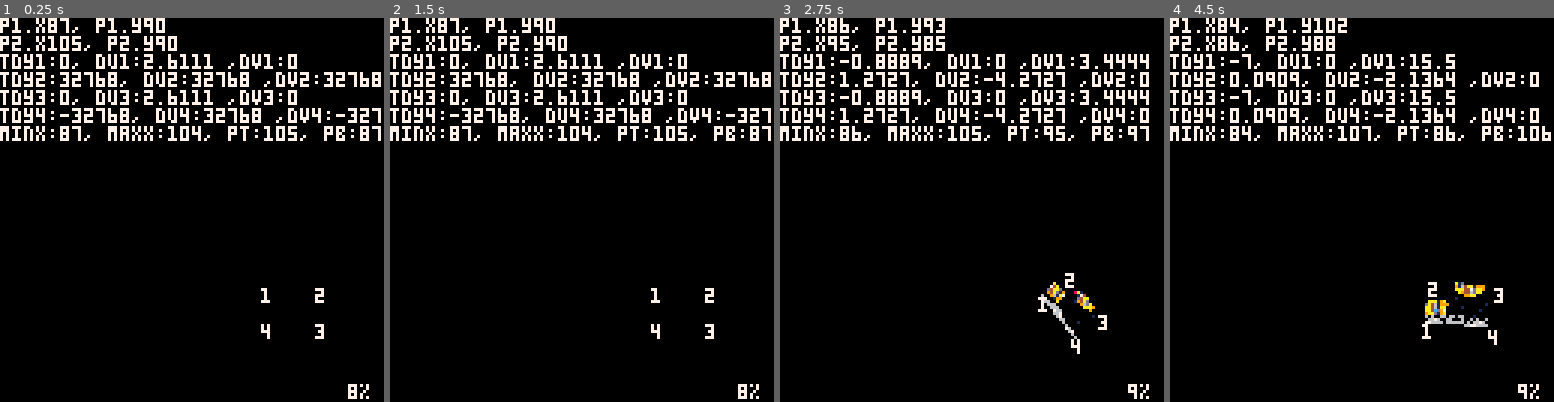
Above: before the commit, frames 1-4 (left to right).
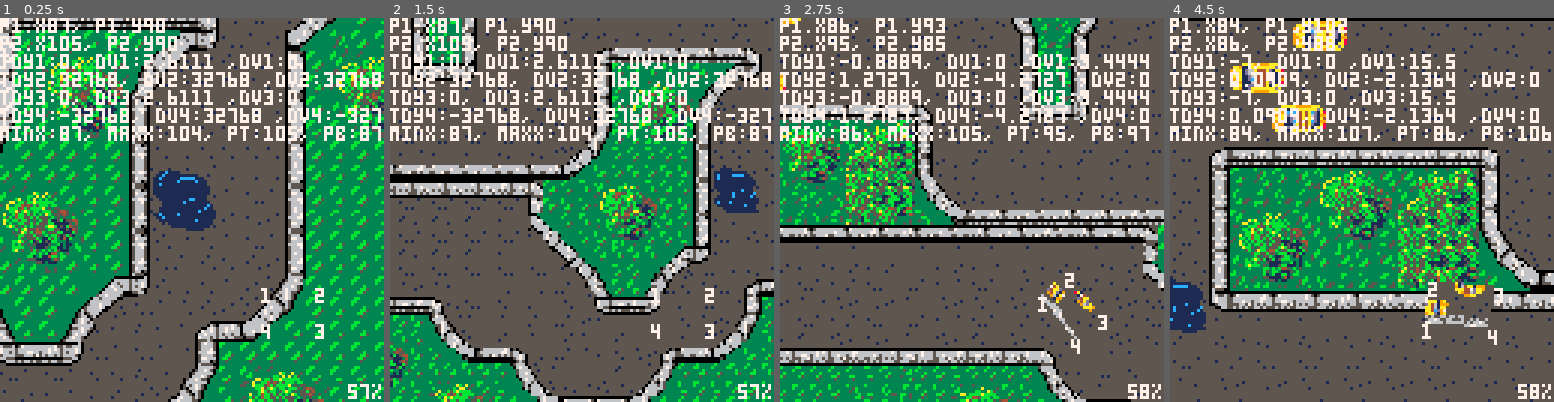
Above: after the commit, the same moments.

Repository: Athas1980/pico_workspace
Game: PICO-8 cartridge fill.p8
Two runs of this game, one before a commit and one after it. Both use one fixed random seed, a clock stepped at 60 frames per second and the inputs below.
Inputs:
- Up to frame 1 (0.25 s): no input
- Up to frame 2 (1.5 s): tap O (Z key) at 0.7 s
- Up to frame 3 (2.75 s): hold Right 1.6-2.1 s; tap O (Z key) at 1.7, 2.1, 2.5 s; hold Up 2.15-2.42 s; hold Right from 2.47 s (still down)
- Up to frame 4 (4.5 s): tap O (Z key) every 0.4 s from 2.9 to 4.1 s; release Right at 3.03 s; hold Left 3.08-3.58 s; hold Down 3.63-3.97 s; hold Right from 4.02 s (still down)

The runs differ from the first frame. In frame 1, 87% of the frame differs, in the area x 0-100%, y 0-100%; in frame 2, 86%; in frame 3, 86%; in frame 4, 87%.

Commit message:
Adds in zoom

Diff:
--- a/fill.p8
+++ b/fill.p8
@@ -25,10 +25,40 @@
 	maxzoom = 2
 	zoom = minzoom
 
+	map_anim= {
+		frames=240,
+		startx=40*8,
+		starty=7*8,
+		startsin =0.5,
+		endsin = 1,
+		dir = 1,
+		endx = 0,
+		endy = 0,
+		current =1
+	}
+
 
 end
 
 function _update60()
+	local current = map_anim.current
+	local frames = map_anim.frames
+	if (current >= map_anim.frames) map_anim.dir=-1
+	if (current <= 0 ) map_anim.dir=1
+	function now_value(startval, endval)
+		return startval+((endval-startval)/frames)*current
+	end
+	-- mapx= (map_anim.startx + (map_anim.endx-map_anim.startx)/map_anim.frames) * current
+	-- mapy= (map_anim.starty + (map_anim.endy-map_anim.starty)/map_anim.frames) * current
+	-- mapzoom = sin(map_anim.startsin +(map_anim.endsin-map_anim.startsin) * .current)
+
+	mapx= now_value(map_anim.startx, map_anim.endx)/8
+	mapy= now_value(map_anim.starty, map_anim.endy)/8
+	mapzoom = 1-sin(now_value(map_anim.startsin,map_anim.endsin))*0.33
+
+	map_anim.current += map_anim.dir
+	printh("current:"..current..", mapx:".. mapx..", mapy:".. mapy..", mapzoom".. mapzoom)
+
 	q1.rot=0
 	q2.rot=0.1
 	q3.rot=0.2
@@ -49,8 +79,29 @@
 
 end
 
+--prints the map zoomed
+-- zoom is the zoom factor 2 for twice as big
+-- 0.5 for half as big
+-- mx = the pixel cordiante of the map to start
+-- my = the pixel cordiante of the map to start
+-- sx = screen offset x
+-- sy = screen offset y
+function zmap(zoom,mx,my,sx,sy)
+	palt()
+	zoom = zoom or 1
+	mx= mx or 0
+	my= my or 0
+	sx= sx or 0
+	sy= sy or 0
+	   for i=0, 127 do
+		   tline(0,i,127, i, mx, my+i/8/zoom, 1/8/zoom)
+	   end
+   end
+
 function _draw()
 	cls()
+	zmap(mapzoom, mapx, mapy)
+
 	--map(0, 0, 0, 40, 16, 7)
 
     for quad in all(quads) do
@@ -476,35 +527,35 @@
 
 
 __map__
-214748434443444344434443444344434443444344434443494a4b2021464748000000000000000000000000000000000000000000000000000000000000000000000000000000000000000000000000000000000000000000000000000000000000000000000000000000000000000000000000000000000000000000000000
-565758646564656465646501020365646564656465646564595a5b3031565758646500000000000000000000000000000000000000000000000000000000000000000021000000000000000000000000000000000000000000000000000000000000000000000000000000000000000000000000000000000000000000000000
-666775747574757475747511121375747574757475747574756a6b2021666764747500000000000000000000000000000000000000000000000000000000000000000020000000000000000000000000000000000000000000000000000000000000000000000000000000000000000000000000000000000000000000000000
-4564656465646564010203646564656465646564656465646564453031456465756500000000000000000000000000000000000000000000000000000000000000000030000000000000000000000000000000000000000000000000000000000000000000000000000000000000000000000000000000000000000000000000
-5574757475747574111213747574757475747574757475747574552021557475747500000000000000000000000000000000000000000000000000000000000000000031000000000000000000000000000000000000000000000000000000000000000000000000000000000000000000000000000000000000000000000000
-4564656465646564656401020364656465646564656465646564452021457475646564650000000000000000000000000000000000000000000000000000000000000021000000000000000000000000000000000000000000000000000000000000000000000000000000000000000000000000000000000000000000000000
-4574757475747574757411121374757475747574757475747574553031556465747574750000000000000000000000000000000000000000000000000000000000000020000000000000000000000000000000000000000000000000000000000000000000000000000000000000000000000000000000000000000000000000
-5564656465646568434443444344434443444344696465646564784344797464656465000000000000000000000000000000000000000000000000000000000000000030000000000000000000000000000000000000000000000000000000000000000000000000000000000000000000000000000000000000000000000000
-4574757475747545202120214041422121414152457475747575746575747474757475000000000000000000000000000000000000000000000000000000000000000000000000000000000000000000000000000000000000000000000000000000000000000000000000000000000000000000000000000000000000000000
-5564656465646555303130315051525340515262556465646564656465646564656465000000000000000000000000000000000000000000000000000000000000000021000000000000000000000000000000000000000000000000000000000000000000000000000000000000000000000000000000000000000000000000
-4574757475747545404142216061626361525162457475747574757475747574757475000000000000000000000000000000000000000000000000000000000000000020000000000000000000000000000000000000000000000000000000000000000000000000000000000000000000000000000000000000000000000000
-55646564656465555051525320717231515252524c4d646465646564656465646564650d0e0f000000000000000000000000000000000000000000000000000000000030000000000000000000000000000000000000000000000000000000000000000000000000000000000000000000000000000000000000000000000000
-45747574757475456061626320212021515262625c5d5e7475747574757475747574751d1e1f000000000000000000000000000000000000000000000000000000000031000000000000000000000000000000000000000000000000000000000000000000000000000000000000000000000000000000000000000000000000
-5564656465646555217172213031303161615172216d6e4344434443444344434443442d2e2f000000000000000000000000000000000000000000000000000000000021000000000000000004050607080900000000000000000000000000000000000000000000000000000000000000000000000000000000000000000000
-4574757475747578434443444344434443444344434443444344434400000000000000000000000000000000000000000000000000000000000000000000000000000020000000000000000014151617181900000000000000000000000000000000000000000000000000000000000000000000000000000000000000000000
-5564656465646564656465646564650000000000000000000000000000000000000000000000000000000000000000000000000000000000000000000000000000000030000000000000000024252627282900000000000000000000000000000000000000000000000000000000000000000000000000000000000000000000
-4574757475747574757475747574750000000000000000000000000000000000000000000000000000000000000000000000000000000000000000000000000000000031000000000000000000000000000000000000000000000000000000000000000000000000000000000000000000000000000000000000000000000000
-5564656465646564656465646564650000000000000000000000000000000000000000000000000000000000000000000000000000000000000000000000000000000021000000000000000000000000000000000000000000000000000000000000000000000000000000000000000000000000000000000000000000000000
-4574757475747574757475747574750000000000000000000000000000000000000000000000000000000000000000000000000000000000000000000000000000000020000000000000000000000000000000000000000000000000000000000000000000000000000000000000000000000000000000000000000000000000
-4c4d656465646564656465646564650000000000000000000000000000000000000000000000000000000000000000000000000000000000000000000000000000000030000000000000000000000000000000000000000000000000000000000000000000000000000000000000000000000000000000000000000000000000
-5c5d5e7475747574757475747574750000000000000000000000000000000000000000000000000000000000000000000000000000000000000000000000000000000031000000000000000000000000000000000000000000000000000000000000000000000000000000000000000000000000000000000000000000000000
-6c6d6e4344434443444344434443440000000000000000000000000000000000000000000000000000000000000000000000000000000000000000000000000000000021000000000000000000000000000000000000000000000000000000000000000000000000000000000000000000000000000000000000000000000000
-0000000000000000000000000000000000000000000000000000000000000000000000000000000000000000000000000000000000000000000000000000000000000020000000000000000000000000000000000000000000000000000000000000000000000000000000000000000000000000000000000000000000000000
-0000000000000000000000000000000000000000000000000000000000000000000000000000000000000000000000000000000000000000000000000000000000000030000000000000000000000000000000000000000000000000000000000000000000000000000000000000000000000000000000000000000000000000
-0000000000000000000000000000000000000000000000000000000000000000000000000000000000000000000000000000000000000000000000000000000000000031000000000000000000000000000000000000000000000000000000000000000000000000000000000000000000000000000000000000000000000000
-0000000000000000000000000000000000000000000000000000000000000000000000000000000000000000000000000000000000000000000000000000000000000021000000000000000000000000000000000000000000000000000000000000000000000000000000000000000000000000000000000000000000000000
-0000000000000000000000000000000000000000000000000000000000000000000000000000000000000000000000000000000000000000000000000000000000000020000000000000000000000000000000000000000000000000000000000000000000000000000000000000000000000000000000000000000000000000
-0000000000000000000000000000000000000000000000000000000000000000000000000000000000000000000000000000000000000000000000000000000000000030000000000000000000000000000000000000000000000000000000000000000000000000000000000000000000000000000000000000000000000000
-0000000000000000000000000000000000000000000000000000000000000000000000000000000000000000000000000000000000000000000000000000000000000031000000000000000000000000000000000000000000000000000000000000000000000000000000000000000000000000000000000000000000000000
-0000000000000000000000000000000000000000000000000000000000000000000000000000000000000000000000000000000000000000000000000000000000000021000000000000000000000000000000000000000000000000000000000000000000000000000000000000000000000000000000000000000000000000
-0000000000000000000000000000000000000000000000000000000000000000000000000000000000000000000000000000000000000000000000000000000000000020000000000000000000000000000000000000000000000000000000000000000000000000000000000000000000000000000000000000000000000000
-0000000000000000000000000000000000000000000000000000000000000000000000000000000000000000000000000000000000000000000000000000000000000030000000000000000000000000000000000000000000000000000000000000000000000000000000000000000000000000000000000000000000000000
+214748434443444344434443444344434443444344434443494a4b2021464748434443444344434443444344434443444344494a21202020202020202020202020202020000000000000000000000000000000000000000000000000000000000000000000000000000000000000000000000000000000000000000000000000
+565758646564656465646501020365646564656465646564595a5b3031565758646564656465646564656465646564656465595a5b202020202020202020202020202021000000000000000000000000000000000000000000000000000000000000000000000000000000000000000000000000000000000000000000000000
+666775747574757475747511121375747574757475747574756a6b2021666764747574757475747574757475747574757475756a6b202020202020202020202020202020000000000000000000000000000000000000000000000000000000000000000000000000000000000000000000000000000000000000000000000000
+4564656465646564010203646564656465646564656465646564453031456465756564656465646564656465646564656465646545202020202020202020202020202030000000000000000000000000000000000000000000000000000000000000000000000000000000000000000000000000000000000000000000000000
+5574757475747574111213747574757475747574757475747574552021557475747574757464656465646564656465757464657555202020202020202020202020202031000000000000000000000000000000000000000000000000000000000000000000000000000000000000000000000000000000000000000000000000
+4564656465646564656401020364656465646564656465646564452021457475646564657474757475747574757475646574750e0f202020202020202020202020202021000000000000000000000000000000000000000000000000000000000000000000000000000000000000000000000000000000000000000000000000
+45747574757475747574111213747574757475747574757475745530315564657475746465684344434443444344697464651d1e1f202020202020202020202020202020000000000000000000000000000000000000000000000000000000000000000000000000000000000000000000000000000000000000000000000000
+55646564656465684344434443444344434443446964656465647843447974646564657475452020202020204748796465752d2e21202020202020202020202020202030000000000000000000000000000000000000000000000000000000000000000000000000000000000000000000000000000000000000000000000000
+4574757475747545202120214041422121414152457475747575746575747474757475747555204041422056575875746465452040414220202020202020202020202020000000000000000000000000000000000000000000000000000000000000000000000000000000000000000000000000000000000000000000000000
+5564656465646555303130315051525340515262556465646564656465646564656465646545205051525366677564657475552050515253202020202020202020202021000000000000000000000000000000000000000000000000000000000000000000000000000000000000000000000000000000000000000000000000
+4574757475747545404142216061626361525162457475747574757475747574757464657555206061626345646474756464452060616263202020202020202020202020000000000000000000000000000000000000000000000000000000000000000000000000000000000000000000000000000000000000000000000000
+55646564656465555051525320717231515252524c4d64646564656465646564656474750e0f202071722055646464646464552020717220202020202020202020202030000000000000000000000000000000000000000000000000000000000000000000000000000000000000000000000000000000000000000000000000
+45747574757475456061626320212021515262625c5d5e7475747574757475747574751d1e1f202020202045646464646464452020202020202020202020202020202031000000000000000000000000000000000000000000000000000000000000000000000000000000000000000000000000000000000000000000000000
+556465640a0b0c55217172213031303161615172216d6e4344434443444344434443442d2e202020202020550a0b0c646464552020202020202020202020202020202021000000000000000004050607080900000000000000000000000000000000000000000000000000000000000000000000000000000000000000000000
+457475741a1b1c784344434443444344434443444344434443444344434443444369202020404142202020451a1b1c656465452020202020202020202020202020202020000000000000000014151617181900000000000000000000000000000000000000000000000000000000000000000000000000000000000000000000
+556465642a2b2c646564656465646564656465646564656465646564656465646545202020505152532020552a2b2c757475552020202020202020202020202020202030000000000000000024252627282900000000000000000000000000000000000000000000000000000000000000000000000000000000000000000000
+457475747574757475747574757475747574757475747574757475747574757475494a202060616263202045747564656465452020202020202020202020202020202031000000000000000000000000000000000000000000000000000000000000000000000000000000000000000000000000000000000000000000000000
+556465646564656465646564656465646564656465646564656465646564656465595a4a2020717220202055646574647475552020202020202020202020202020202021000000000000000000000000000000000000000000000000000000000000000000000000000000000000000000000000000000000000000000000000
+45747574757475747574757475747574757475747574757475747574757475747564595a4a2020202047487974646465750e0f2020202020202020202020202020202020000000000000000000000000000000000000000000000000000000000000000000000000000000000000000000000000000000000000000000000000
+4c4d656465646564656465646564656465646564656465646564656465646564656465595a5b202056575864657474751d1e1f2020202020202020202020202020202030000000000000000000000000000000000000000000000000000000000000000000000000000000000000000000000000000000000000000000000000
+5c5d5e7475747574757475747574757475747574757475747574757464657574757464656a6b202066676474646568442d2e202020202020202020202020202020202031000000000000000000000000000000000000000000000000000000000000000000000000000000000000000000000000000000000000000000000000
+206d6e4344434443444344434443444344434443444344434443446974646564646574646578434479646564657555202020202020202020202020202020202020202021000000000000000000000000000000000000000000000000000000000000000000000000000000000000000000000000000000000000000000000000
+2020212020202020202020212020202020202021202020202020204c4d746465646564657564656465646474750e0f204041422020202020202020202020202020202020000000000000000000000000000000000000000000000000000000000000000000000000000000000000000000000000000000000000000000000000
+2030312020404142202030312020202021203031202040414220205c5d5e74757464747564657564657474751d1e1f205051525320202020202020202020202020202030000000000000000000000000000000000000000000000000000000000000000000000000000000000000000000000000000000000000000000000000
+203031202050515253202020202020303120202020205051525320206d6e43446974646574756474756843442d2e20206061626320202020202020202020202020202031000000000000000000000000000000000000000000000000000000000000000000000000000000000000000000000000000000000000000000000000
+20202020206061626320202020202120202021202020606162632020202020204c4d7464656474750e0f2020202020202071722020202020202020202020202020202021000000000000000000000000000000000000000000000000000000000000000000000000000000000000000000000000000000000000000000000000
+20202020212071722020212120303120203031202020207172202040414220205c5d5e747574751d1e1f2020202020202020202020202020202020202020202020202020000000000000000000000000000000000000000000000000000000000000000000000000000000000000000000000000000000000000000000000000
+2020203031202020203031312020202020202020202020202020205051525320206d6e434443442d2e202020202020202020202020202020202020202020202020202030000000000000000000000000000000000000000000000000000000000000000000000000000000000000000000000000000000000000000000000000
+2020202020202020202020202020212020202120202020202020206061626320202020212020202020202020202020202020202020202020202020202020202020202031000000000000000000000000000000000000000000000000000000000000000000000000000000000000000000000000000000000000000000000000
+2020202020202020202120202030312020303120202020202120202071722020202030312020202020202020202020202020202020202020202020202020202020202021000000000000000000000000000000000000000000000000000000000000000000000000000000000000000000000000000000000000000000000000
+2020202020202020303120202020202020202020202020303120202020202020202020202020202020202020202020202020202020202020202020202020202020202020000000000000000000000000000000000000000000000000000000000000000000000000000000000000000000000000000000000000000000000000
+2020202020202020202020202020202020202020202020202020202020202020202020202020202020202020202020202020202020202020202020202020202020202030000000000000000000000000000000000000000000000000000000000000000000000000000000000000000000000000000000000000000000000000
